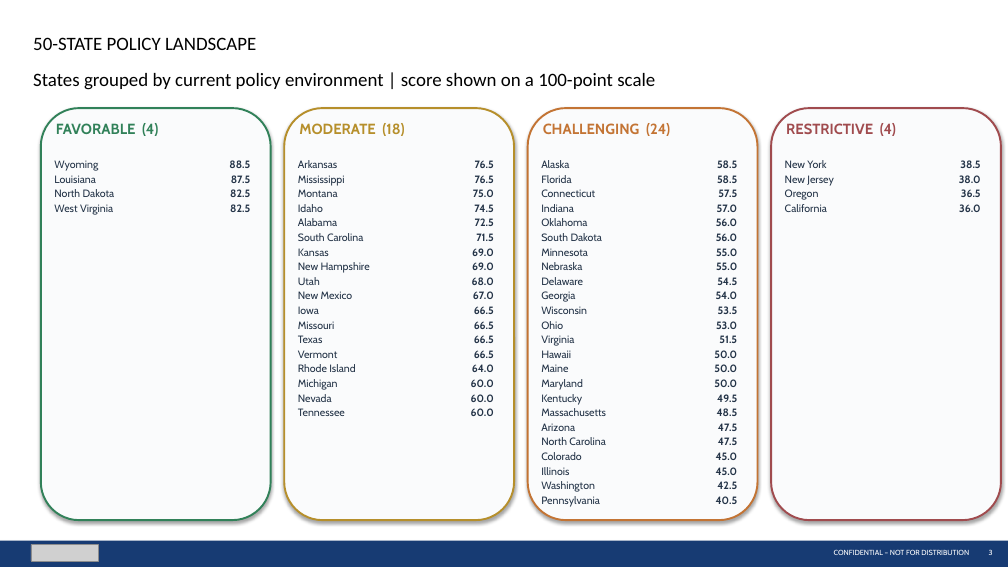
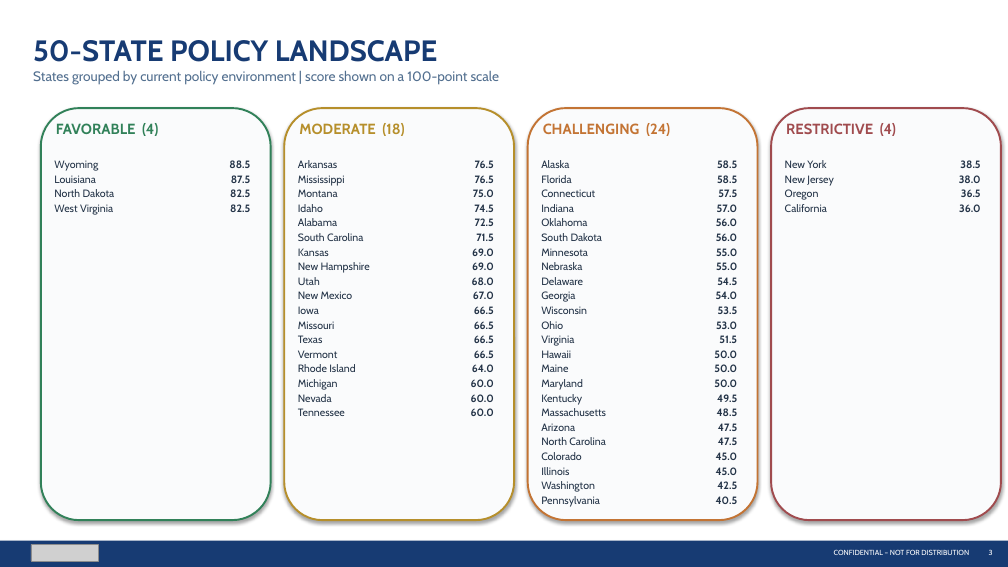
Before and after one commit to jaychittooran-spec/datacenter-map, a slide deck: slide 3 of STACK_Policy_Approved_Template.pptx. Drawn at 1008x567 pixels with LibreOffice and Linux fonts; fonts in the diff are those of the drawing; grey boxes stand for pictures. Boxes give left, top, right and bottom in pixels: in the first picture for what was removed or moved away, otherwise in the second. Text is boxed around its words. In the diff, an @@ line names an element or a change of style, - is before the commit and + after.

```diff
--- a/STACK_Policy_Approved_Template.pptx
+++ b/STACK_Policy_Approved_Template.pptx
@@ text "50-STATE POLICY LANDSCAPE" at (33, 40, 437, 62): size 18 to 28 pt, font Calibri to Cabin, text colour #000000 to #173B73, bold on @@
@@ text "States grouped by current policy ..." at (33, 70, 499, 85): size 18 to 13 pt, font Calibri to Cabin, text colour #000000 to #526F8F @@
```
Also in this commit, not shown: 1 other slide changed, 1 other file.
